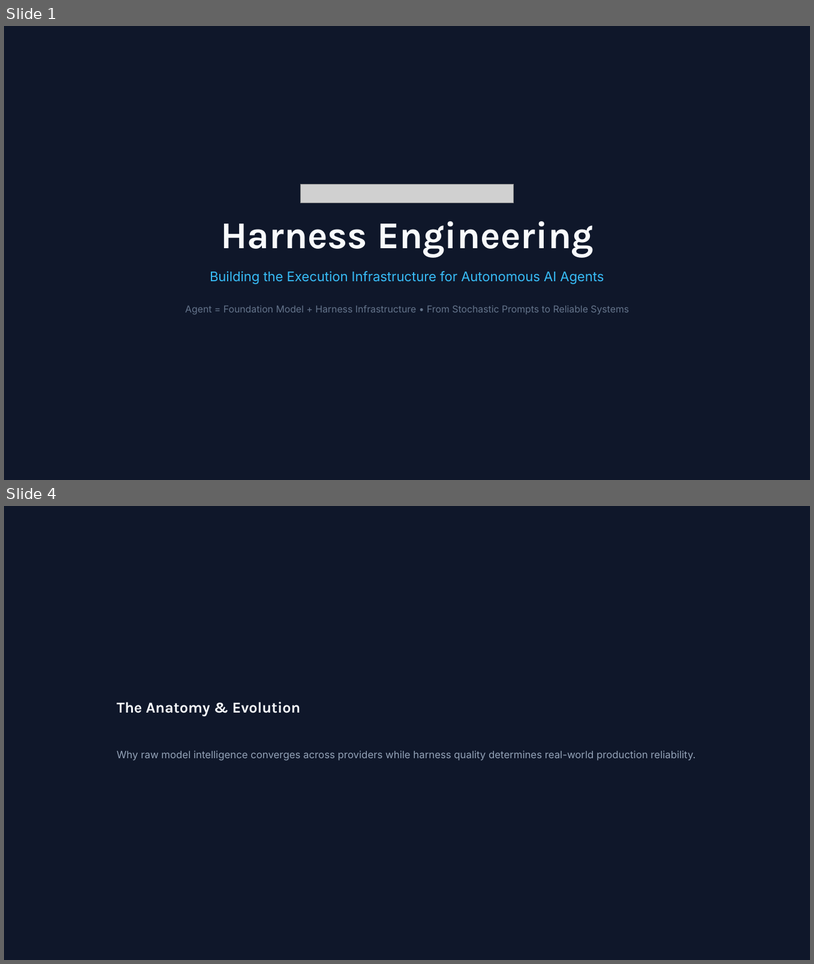
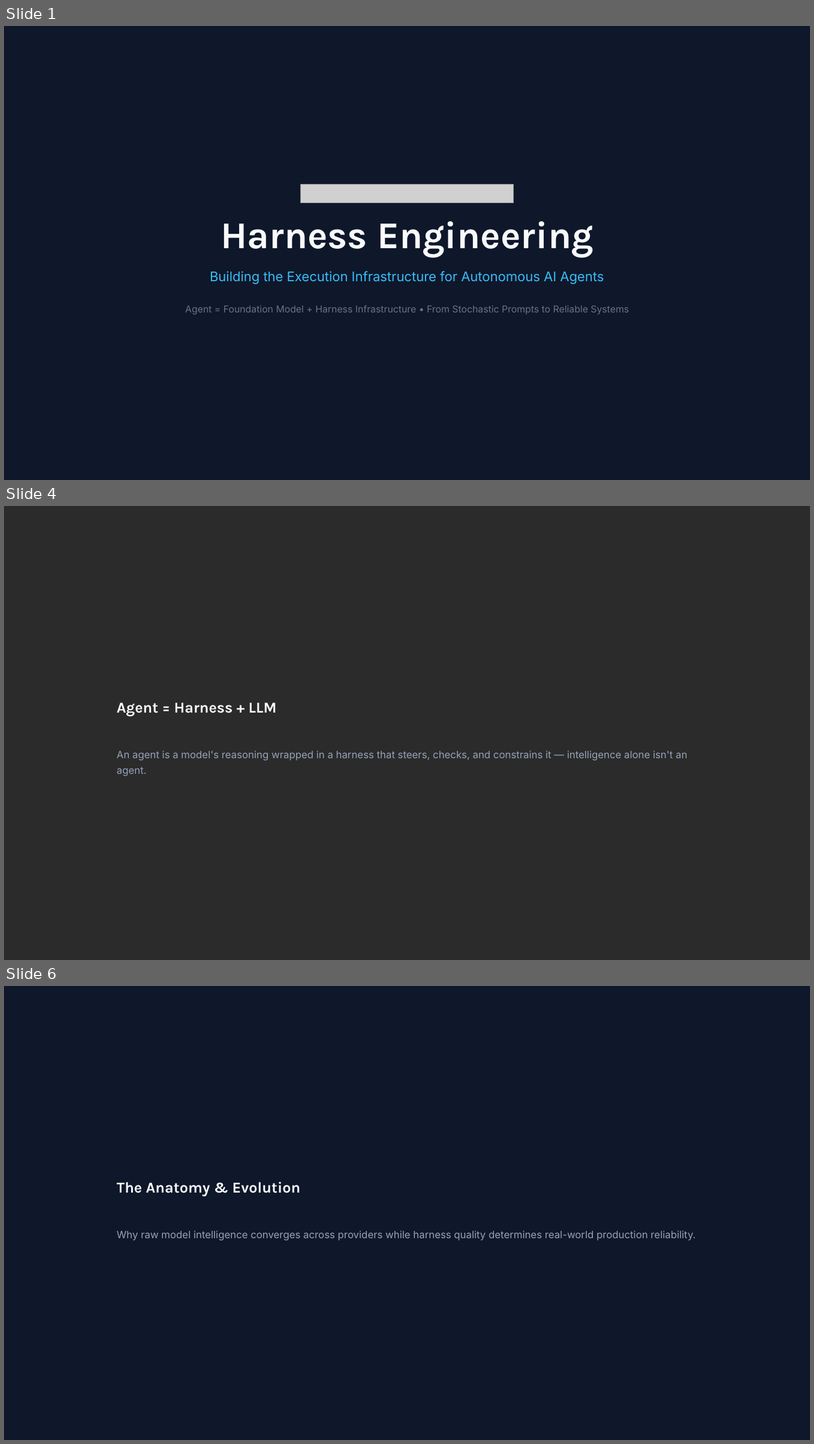
Before and after one commit to balakrishnaakuleti/harness_engineering, a slide deck: Harness Engineering in the Agentic Era (1).pptx. Shown one above the other, each under a label of ours: slides 1 and 4 before the commit, slides 1, 4 and 6 after it; the slides between them are not shown. The pictures are 814x964 and 814x1444 pixels, drawn with LibreOffice and Linux fonts; fonts in the diff are those of the drawing; grey boxes stand for pictures; background and template pictures are left out; a plain dark background stands for a picture behind light text. Boxes give left, top, right and bottom in pixels: in the first picture for what was removed or moved away, otherwise in the second. Text is boxed around its words. In the diff, an @@ line names an element or a change of style, - is before the commit and + after.

```diff
--- a/Harness Engineering in the Agentic Era (1).pptx
+++ b/Harness Engineering in the Agentic Era (1).pptx
@@ slide 4 added at (x1=4, y1=506, x2=810, y2=960), background picture (left out) @@
@@ text added at (x1=117, y1=702, x2=277, y2=717), 18 pt, text #F8FAFC, bold @@
+Agent = Harness + LLM
@@ text added at (x1=117, y1=750, x2=687, y2=760), 12 pt, text #94A3B8 @@
+An agent is a model's reasoning wrapped in a harness that steers, checks, and constrains it — intelligence alone isn't an agent.
@@ what was slide 4 is now slide 6 @@
```
Also in this commit, not shown: 1 slide changed, 10 other slides added.
